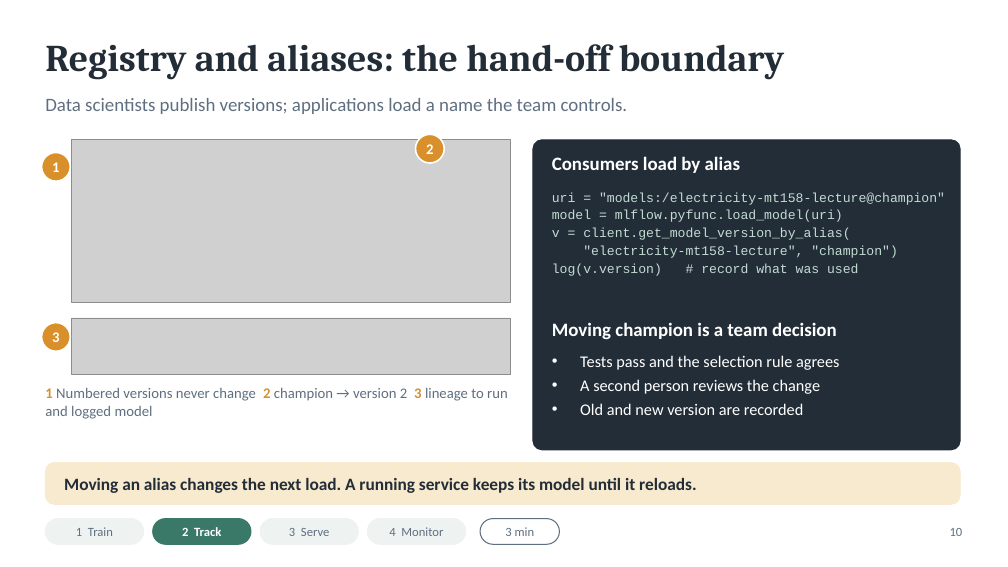
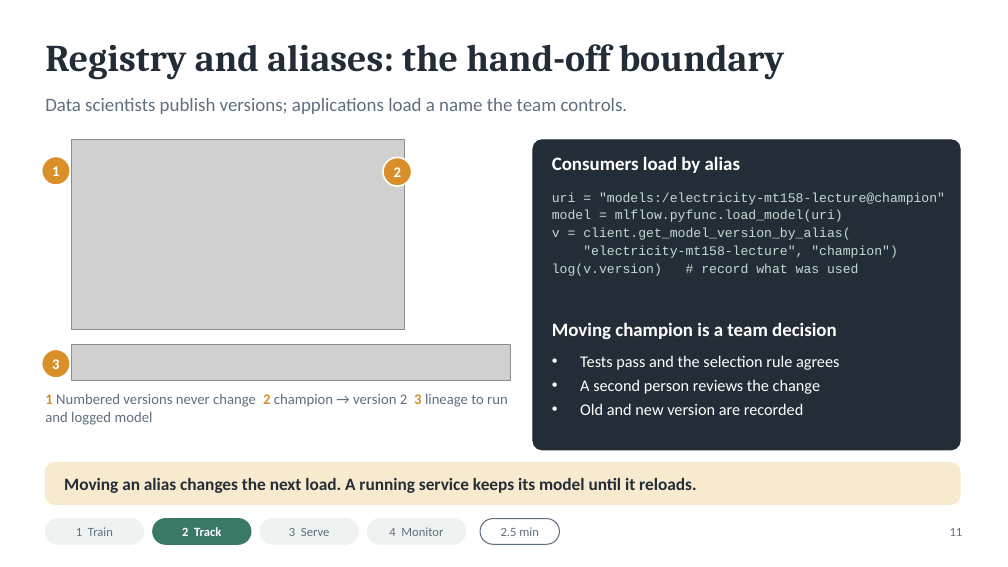
Before and after one commit to annadox/mlds2-demo, a slide deck: slide 12 of docs/presenter_2/mlds2-lecture.pptx (slide 11 before the commit). Drawn at 1008x567 pixels with LibreOffice and Linux fonts; fonts in the diff are those of the drawing; grey boxes stand for pictures. Boxes give left, top, right and bottom in pixels: in the first picture for what was removed or moved away, otherwise in the second. Text is boxed around its words. In the diff, an @@ line names an element or a change of style, - is before the commit and + after.

```diff
--- a/docs/presenter_2/mlds2-lecture.pptx
+++ b/docs/presenter_2/mlds2-lecture.pptx
@@ picture: place and size @@
-picture at box(72, 140, 510, 303)
+picture at box(72, 140, 405, 330)
@@ 2 texts, 1 ellipse: place and size @@
-2 texts, 1 ellipse at box(42, 153, 508, 419)
+2 texts, 1 ellipse at box(42, 157, 508, 425)
@@ text "2": place and size @@
-text "2" at box(426, 144, 433, 154)
+text "2" at box(394, 167, 401, 177)
@@ ellipse: place and size @@
-ellipse at box(416, 135, 445, 163)
+ellipse at box(383, 157, 412, 186)
@@ text "3": place and size @@
-text "3" at box(52, 332, 59, 342)
+text "3" at box(52, 359, 59, 369)
@@ ellipse: place and size @@
-ellipse at box(42, 323, 70, 352)
+ellipse at box(42, 349, 70, 378)
@@ picture: place and size @@
-picture at box(72, 318, 510, 375)
+picture at box(72, 345, 510, 381)
@@ text at box(501, 527, 539, 536): text changed @@
-3 min
+2.5 min
@@ text at box(950, 528, 963, 536): text changed @@
-10
+11
```
Also in this commit, not shown: 10 other slides changed, 1 slide added, 44 other files.
